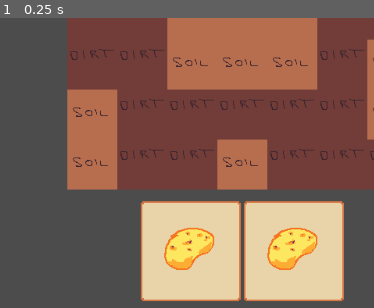
Above: before the commit, frame 1.
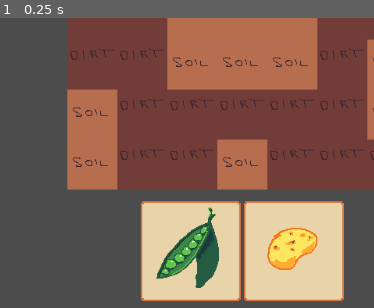
Above: after the commit, the same moment.

Repository: Rellikiox/Harvest-Season
Game: Godot game, scene res://Game.tscn
The game is run twice, just before and just after one commit, with the same random seed, the same clock (stepped at 60 frames per second) and the same inputs.
Inputs:
- Up to frame 1 (0.25 s): no input
The pictures show only the part of the screen within x 16-66%, y 50-100%; the shares and areas given below are measured in that part.

The runs differ from the first frame. In frame 1, 2.4% of the frame differs, in the area x 41-59%, y 65-94%.

Commit message:
Add Legumens card
- Cards use textures based on the card selected
- Add invalid highlight when trying to place on an invalid position

Diff:
--- a/Game.gd
+++ b/Game.gd
@@ -31,10 +31,13 @@
 		return
 
 	$Ground/UI.clear()
-	$Ground/UI.set_cellv(cell, UITiles.HIGHLIGHT)
+	if card.can_be_placed(cell, $Ground):
+		$Ground/UI.set_cellv(cell, UITiles.HIGHLIGHT)
+	else:
+		$Ground/UI.set_cellv(cell, UITiles.INVALID)
 
 
-func _on_card_drop(_position, card:Cards.PlantPotatoCard):
+func _on_card_drop(_position, card:Cards.BaseCard):
 	var cell = $Ground.world_to_map($Ground.get_local_mouse_position())
 	if not is_valid_cell(cell):
 		return
--- a/Global.gd
+++ b/Global.gd
@@ -3,4 +3,4 @@
 
 enum CardEnum {SOW_GROUND, PLANT_POTATO, PLANT_ONION, PLANT_LEGUMEN, PLANT_ROOT, PLANT_BRASSICA, PLACE_SPRINKLER}
 enum GroundTileEnum {EMPTY = -1, DIRT, SOIL, POTATO, ONION, LEGUMEN, ROOT, BRASSICA, SPRINKLER}
-enum UITileEnum {EMPTY = -1, HIGHLIGHT}
+enum UITileEnum {EMPTY = -1, HIGHLIGHT, INVALID}
--- a/cards/Cards.gd
+++ b/cards/Cards.gd
@@ -13,9 +13,24 @@
 
 class PlantPotatoCard extends BaseCard:
 	var tile = Global.GroundTileEnum.POTATO
+	var icon = preload('res://assets/potato-icon.png')
+	var texture = preload('res://assets/potato-card.png')
 
 	func can_be_placed(cell:Vector2, ground:TileMap):
 		return ground.get_cellv(cell) == Global.GroundTileEnum.SOIL
 
 	func place(cell:Vector2, ground:TileMap):
 		ground.set_cellv(cell, tile)
+
+
+
+class PlantLegumenCard extends BaseCard:
+	var tile = Global.GroundTileEnum.LEGUMEN
+	var icon = preload('res://assets/peas-icon.png')
+	var texture = preload('res://assets/peas-card.png')
+
+	func can_be_placed(cell:Vector2, ground:TileMap):
+		return ground.get_cellv(cell) == Global.GroundTileEnum.SOIL
+
+	func place(cell:Vector2, ground:TileMap):
+		ground.set_cellv(cell, tile)
--- a/tiles/ui-tileset.tres
+++ b/tiles/ui-tileset.tres
@@ -17,3 +17,17 @@
 0/shape_one_way_margin = 0.0
 0/shapes = [  ]
 0/z_index = 0
+1/name = "ui-tiles.png 1"
+1/texture = ExtResource( 1 )
+1/tex_offset = Vector2( 0, 0 )
+1/modulate = Color( 1, 1, 1, 1 )
+1/region = Rect2( 64, 0, 64, 64 )
+1/tile_mode = 0
+1/occluder_offset = Vector2( 0, 0 )
+1/navigation_offset = Vector2( 0, 0 )
+1/shape_offset = Vector2( 0, 0 )
+1/shape_transform = Transform2D( 1, 0, 0, 1, 0, 0 )
+1/shape_one_way = false
+1/shape_one_way_margin = 0.0
+1/shapes = [  ]
+1/z_index = 0
--- a/ui/Card.gd
+++ b/ui/Card.gd
@@ -1,17 +1,28 @@
 extends MarginContainer
 
 var PotatoIcon = preload('res://assets/potato-icon.png')
-var Cards = preload('res://cards/Cards.gd')
 
-export (Global.CardEnum) var card_type
+export (Global.CardEnum) var card_type setget set_card_type
+
+var card = null
+
+
+func set_card_type(card_type):
+	match card_type:
+		Global.CardEnum.PLANT_POTATO:
+			card = Cards.PlantPotatoCard.new()
+		Global.CardEnum.PLANT_LEGUMEN:
+			card = Cards.PlantLegumenCard.new()
+
+	$CardTexture.texture = card.texture
 
 
 func get_drag_data(_pos):
 	var icon = TextureRect.new()
-	icon.texture = PotatoIcon
+	icon.texture = card.icon
 	set_drag_preview(icon)
 
-	return Cards.PlantPotatoCard.new()
+	return card
 
 
 func _on_CardTexture_mouse_entered():
--- a/ui/Game_UI.tscn
+++ b/ui/Game_UI.tscn
@@ -81,7 +81,7 @@
 [node name="Card" parent="UI/HBoxContainer" instance=ExtResource( 1 )]
 margin_right = 128.0
 margin_bottom = 128.0
-card_type = 1
+card_type = 3
 
 [node name="Card2" parent="UI/HBoxContainer" instance=ExtResource( 1 )]
 margin_left = 132.0
Binary file changed: assets/card.aseprite
Binary file added: assets/peas-card.png
Not shown, added: assets/peas-card.png.import
Binary file added: assets/peas-icon.png
Not shown, added: assets/peas-icon.png.import
Binary file changed: assets/ui-tiles.aseprite
Binary file changed: assets/ui-tiles.png
Not shown, changed: .gitignore
